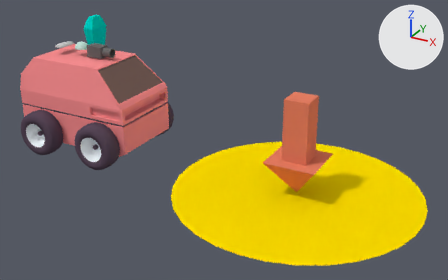
The Blender file components/robots/dala/dala_model-textured-components-2.0.blend: old version first, new version second.
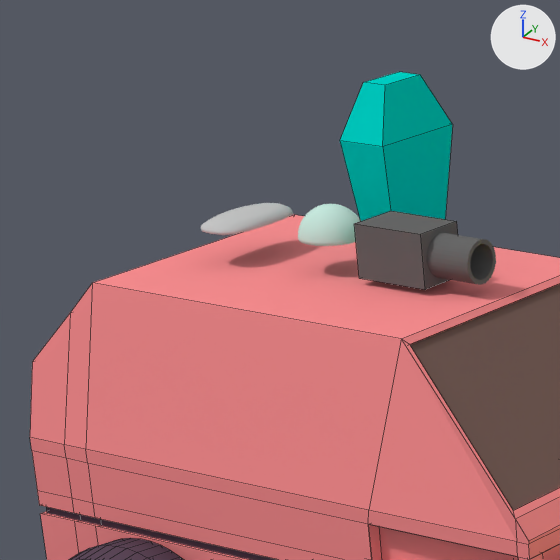
Old and new are each drawn whole from a camera (50 mm lens) standing at (3.6, -4.111, 2.371) and looking at (1.361, -0.04, 0.335) and again close up on the part from 3% to 29% of the width and 0% to 41% of the height. Every picture has the same lights, and +X, +Y and +Z are marked at upper right. The close-ups show mesh edges as thin lines.

In view in the first close-up: 'ATRV', 'CameraCube', 'CameraLens', 'GPS_box', 'Sphere', 'Thermo_box', 'Wheel.3'.
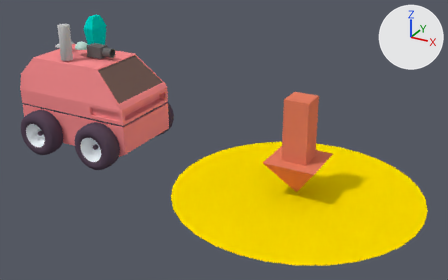
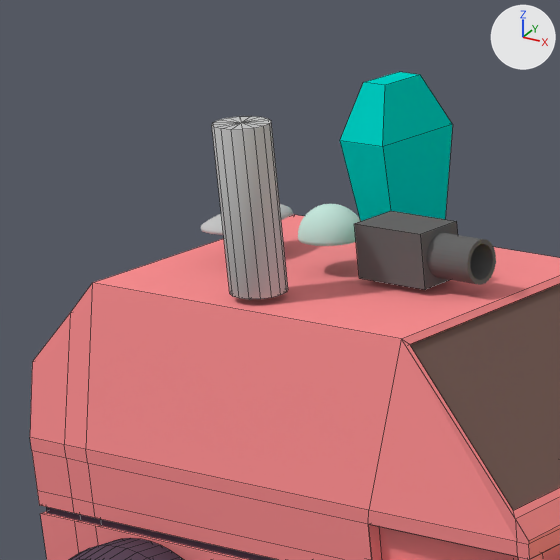
Diff of the bpy script that builds the scene:
```diff
--- a/components/robots/dala/dala_model-textured-components-2.0.blend.py
+++ b/components/robots/dala/dala_model-textured-components-2.0.blend.py
@@ mat_antenamat @@
+mat_antenamat = diffuse_material('AntenaMat')
+mat_antenamat.base_color = (0.56, 0.56, 0.56)  # light grey #c5c5c5
@@ me_cylinder_1 @@
+me_cylinder_1.from_pydata(...)  # a 16-sided cylinder along z spanning x -0.5..0.5, y -0.5..0.5, z -0.5..0.5
+for i in [*range(32, 48)]: me_cylinder_1.polygons[i].use_smooth = True
+me_cylinder_1.materials.append(mat_antenamat)  # light grey #c5c5c5
@@ ob_radio_antena @@
+ob_radio_antena = bpy.data.objects.new('Radio_Antena', me_cylinder_1)
+ob_radio_antena.parent = ob_radio_sensor
+ob_radio_antena.location = (0.0, 0.0, 0.0)
+ob_radio_antena.scale = (0.1, 0.1, 0.3)
@@ ob_radio_sensor @@
+ob_radio_sensor = bpy.data.objects.new('Radio_Sensor', None)
+ob_radio_sensor.parent = ob_atrv
+ob_radio_sensor.matrix_parent_inverse = Matrix(((1.0, 0.0, 0.0, 0.0), (0.0, 1.0, 0.0, 0.0), (0.0, 0.0, 1.0, -0.1), (0.0, 0.0, 0.0, 1.0)))
+ob_radio_sensor.location = (-0.1, -0.2, 1.0)
```

Changed parts and their boxes [x1, y1, x2, y2] in the close-ups (560 x 560 px):
'Radio_Antena', added: after [212, 116, 288, 299]
'GPS_box', unchanged, covered by the edit: before [201, 203, 293, 235]; after [201, 204, 293, 235]
